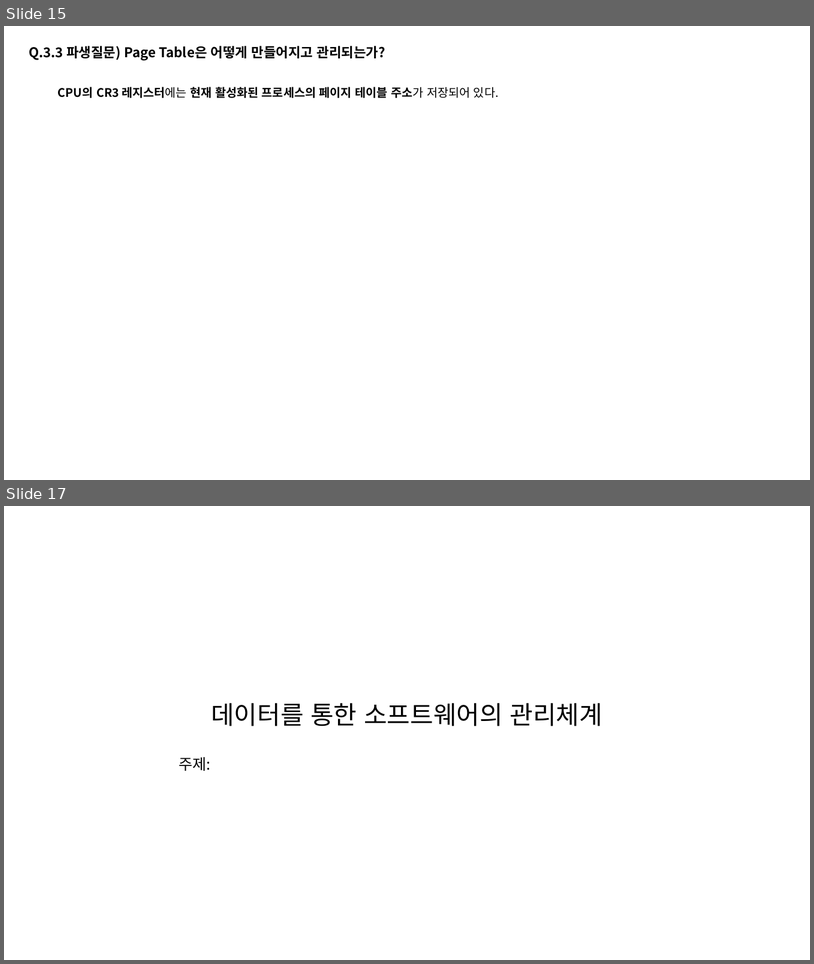
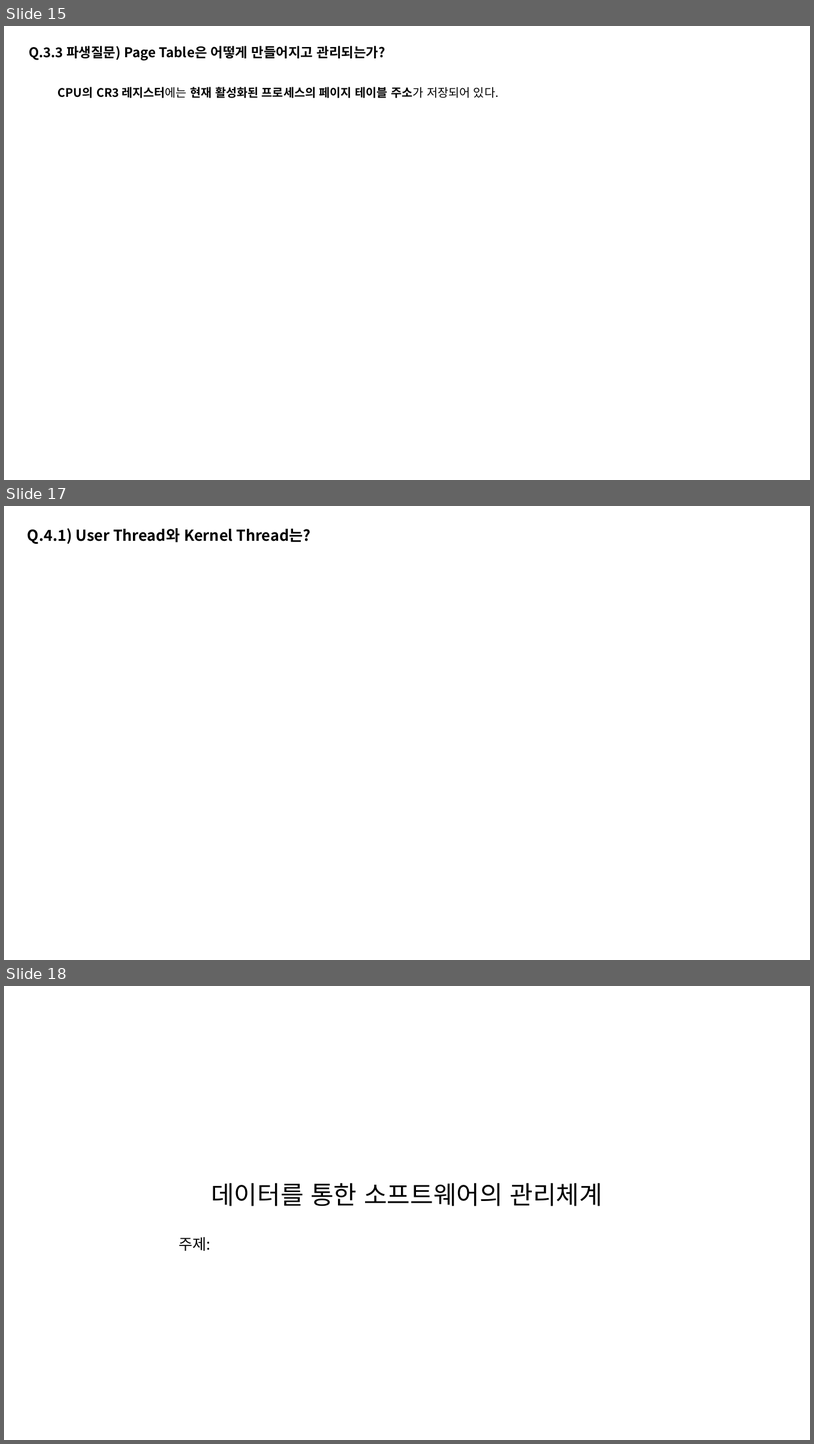
Before and after one commit to taehyuklee/C-CppStudy, a slide deck: CSwithC/CS-explanation.pptx. Shown one above the other, each under a label of ours: slides 15 and 17 before the commit, slides 15, 17 and 18 after it; the slides between them are not shown. The pictures are 814x964 and 814x1444 pixels, drawn with LibreOffice and Linux fonts; fonts in the diff are those of the drawing. Boxes give left, top, right and bottom in pixels: in the first picture for what was removed or moved away, otherwise in the second. Text is boxed around its words. In the diff, an @@ line names an element or a change of style, - is before the commit and + after.

```diff
--- a/CSwithC/CS-explanation.pptx
+++ b/CSwithC/CS-explanation.pptx
@@ slide 17 added at (4, 506, 810, 960), background #FFFFFF @@
@@ text added at (27, 528, 311, 544), 18 pt, text #000000, bold @@
+Q.4.1) User Thread와 Kernel Thread는?
@@ what was slide 17 is now slide 18 @@
```
Also in this commit, not shown: 1 slide changed.
